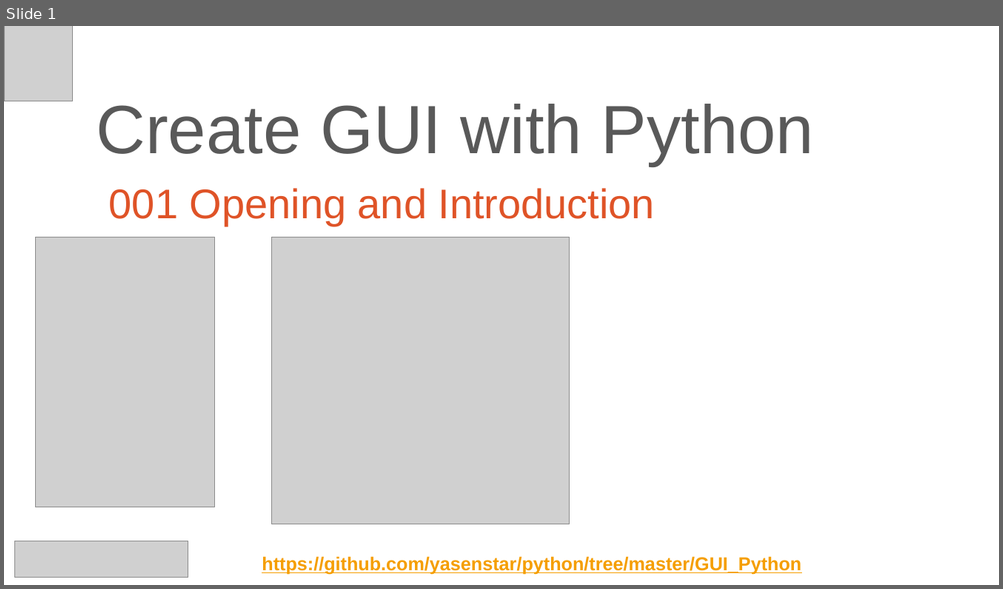
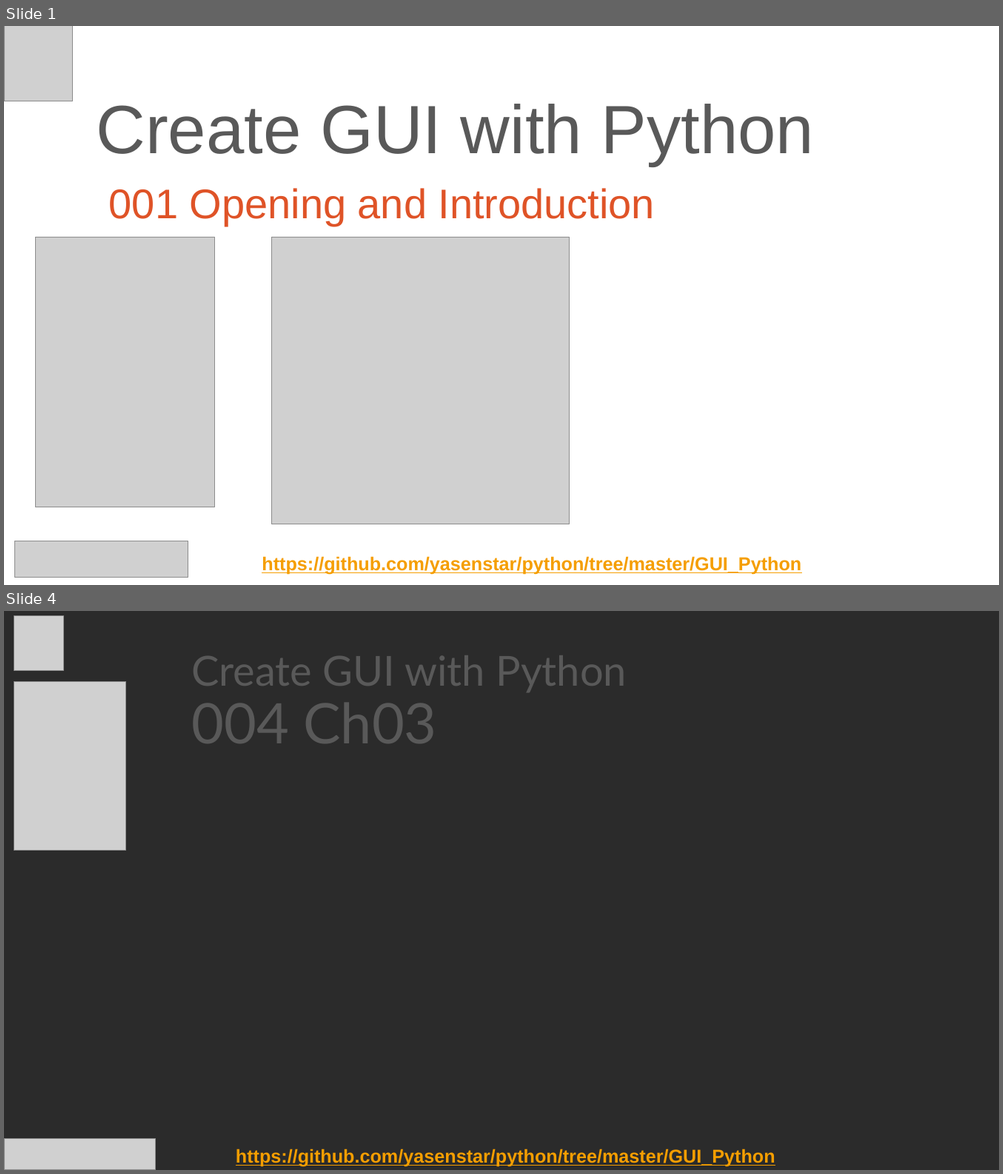
Before and after one commit to yasenstar/python, a slide deck: GUI_Python/Create_GUI_with_Python.pptx. Shown one above the other, each under a label of ours: slide 1 before the commit, slides 1 and 4 after it; the slides between them are not shown. The pictures are 1003x589 and 1003x1174 pixels, drawn with LibreOffice and Linux fonts; fonts in the diff are those of the drawing; grey boxes stand for pictures; background and template pictures are left out; a plain dark background stands for a picture behind light text. Boxes give left, top, right and bottom in pixels: in the first picture for what was removed or moved away, otherwise in the second. Text is boxed around its words. In the diff, an @@ line names an element or a change of style, - is before the commit and + after.

Commit message:
prepare GUI with Python 003

```diff
--- a/GUI_Python/Create_GUI_with_Python.pptx
+++ b/GUI_Python/Create_GUI_with_Python.pptx
@@ slide 4 added at [4,611,999,1170], background picture (left out) @@
@@ picture added at [14,616,64,671] @@
@@ title added at [192,655,627,743], 40 pt, text #595959 @@
+Create GUI with Python
+004 Ch03
@@ picture added at [14,681,125,851] @@
@@ picture added at [4,1139,156,1170] @@
@@ text added at [236,1149,775,1167], 18 pt, text #F59E00, bold, underline @@
+https://github.com/yasenstar/python/tree/master/GUI_Python
```
Also in this commit, not shown: 1 slide changed, 1 other slide added, 2 other files.
